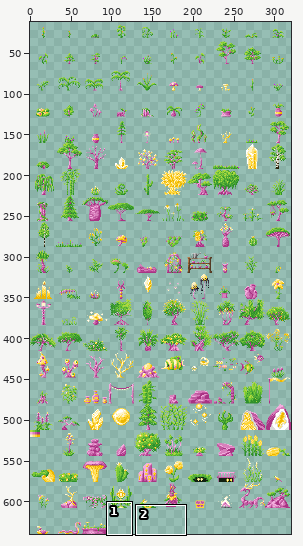
Edited in one commit: sprite sheet (images/all_foliage.png). Above, an overview of the earlier version with the close-up marked.
Close-up. Before the commit:
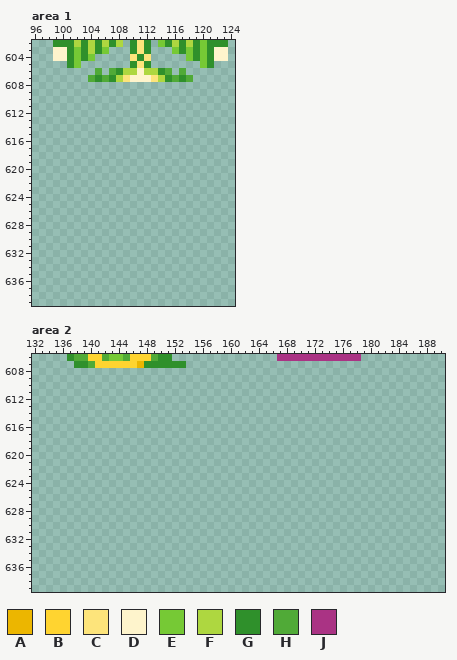
The file is 320x640 pixels. Pixels under 10% opacity are left out. Colours within 5 levels of each other are drawn and written as one. Shown: area 1: x 96..124, y 602..639; area 2: x 132..190, y 606..639. The wide view leaves out empty margins.
Palette (. is transparent): A #ecb600  B #ffd430  C #fde47b  D #fef4cc  E #76c935  F #aed740  G #2f902b  H #50aa37  J #aa3384
Pixels before, area 1, first column x 99:
602 GGGFGFGFGF.GCG.EGFGFGEGGG
603 DDGEGFGE...GCG...EGEGEGDD
604 DDGEGE.....CGC.....EGEGDD
605 ..GE.......GCG.......EG..
606 ......H.HGFFDFFGH.H......
607 .....HGHGFCDDDCFGHGH.....
Pixels before, area 2, first column x 137:
606 GHHBBHEEHBBBHGG...............JJJJJJJJJJJJ
607 .GGHBBBBBBAGGGGGG.........................
Once edited:
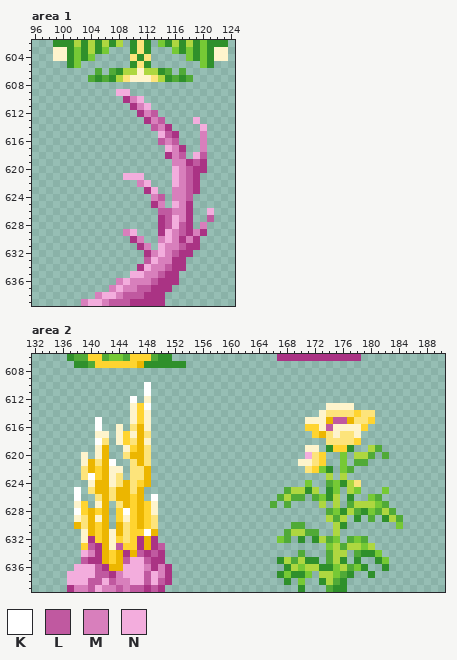
Colours new in this view: K #ffffff  L #c059a0  M #d87fbc  N #f3addd
Changes in this commit:
Changed rows in their new state; - is an unchanged pixel.
Area 1:
first column x 103:
609 -----NN------------
610 ------JMN----------
611 -------JMN---------
612 --------JML--------
613 ---------JML----N--
614 ----------LMJ----N-
615 -----------NLJ---M-
616 -----------LML---M-
617 ------------NMJ--M-
618 ------------JML-NL-
619 -------------MMJLJ-
620 -------------NMLJJ-
621 ------NNN----NMLJ--
622 --------MN---NMLJ--
623 ---------JN--MMLJ--
624 ----------ML-MML---
625 ----------JM-NMJ---
626 -----------LLMMJ--N
627 -----------JLNMJ--L
628 -----------JLNLJ-M-
629 ------MN---JNMLJMJ-
630 -------JM--MNMJMJ--
631 --------JM-NMMLJJ--
632 ---------JMNMLJJ---
633 ---------LNMMJJ----
634 --------JNMMLJJ----
635 -------NNMMLJJ-----
636 -----MNMMMLJJJ-----
637 ----MNMMLLJJJ------
638 --MNNMLLLJJJ-------
639 MNNMLLLJJJJJ-------
Area 2:
first column x 137:
610 -----------K------------------------------------
611 -----------K------------------------------------
612 ---------K-D------------------------------------
613 ---------DBK-------------------------DDDD-------
614 ---------DBD------------------------DCCCCBCC----
615 ----K----DBD----------------------DDDALLACCB----
616 ----K--D-CAD----------------------BBDLDDDDB-----
617 ----DD-DBDAC-----------------------BACDCCD------
618 ----KC-DBCAD-------------------------CCCCB------
619 ----DA--DBAC----------------------DD-GBBG--FH---
620 --D-DA--CAAC----------------------NCB--E-FFH-H--
621 --DACAK--CAC---------------------DDCB--E-HH-----
622 --CABADD-CCA----------------------CBEG-EH-------
623 --CKBADC-CCA-------------------------F-F--------
624 ---DAADCACBA----------------------E--HEGFC------
625 -K-CAACAACA--------------------HFFGF-GE-FE---E--
626 -K--CACAABA-K-----------------HFHH-HEGF-G--EH---
627 -DB-DA-CABABD----------------H-H----F-F-HFFFEH--
628 -KBABA-BKBABD------------------------HEGFHGEHFH-
629 -DCADA-BDBABC------------------------FHF-G-H-GFH
630 -ACABA-ACBABC-------------------HH----FG-------E
631 --DABADACBBKA------------------HFFHH--F---------
632 --DJBADBCBJAJ-----------------EH-G-GFHE-HEH-----
633 --BLJADLBBJAJL-----------------------EFHFFEF----
634 --NMJABAJALJLJ-------------------H---HFF-HGGE---
635 --LJJABALNNLJJ----------------GFHFGG-HFG-G--GE--
636 -NNNLJAANNNMJMJ----------------GFEFFGGEFHEG--G--
637 NNNNLLJMNNNLNMJ---------------GEGGE-FFEHG--G----
638 NNNLLNLMMNNLNLJ----------------G-E--GFHG--------
639 JMMLNMMLMLLJLJ-------------------G---HGG--------
